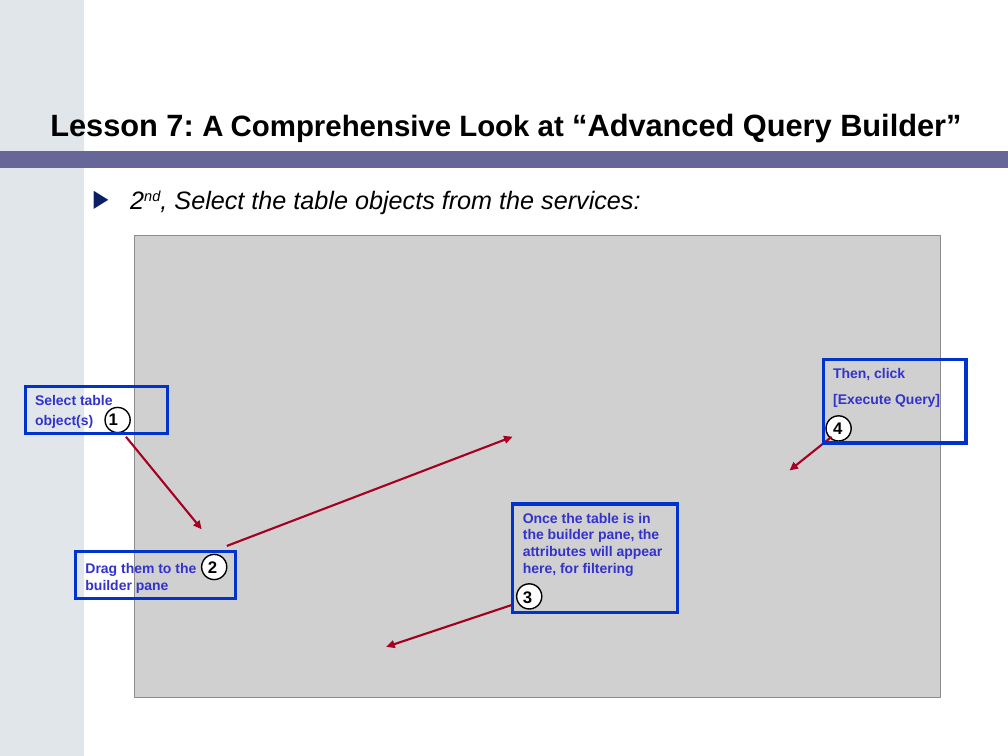
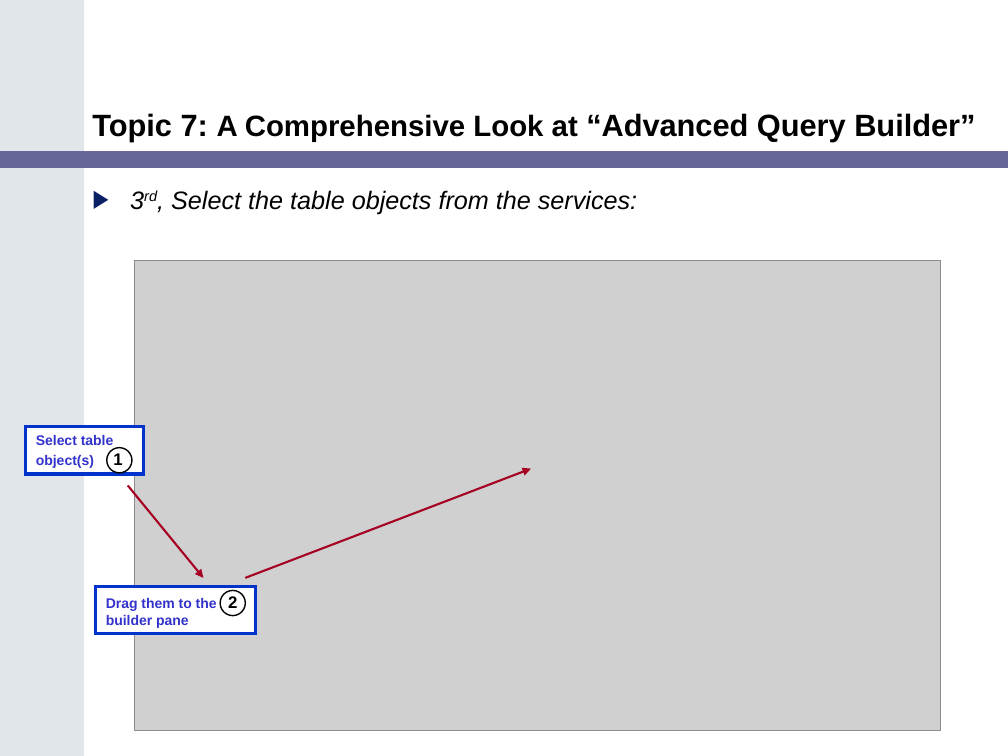
Before and after one commit to NCIP/catrip, a slide deck: slide 28 of catrip/documentation/training/caTRIP_Training_Module.ppt (slide 26 before the commit). Drawn at 1008x756 pixels with LibreOffice and Linux fonts; fonts in the diff are those of the drawing; grey boxes stand for pictures. Boxes give left, top, right and bottom in pixels: in the first picture for what was removed or moved away, otherwise in the second. Text is boxed around its words. In the diff, an @@ line names an element or a change of style, - is before the commit and + after.

```diff
--- a/catrip/documentation/training/caTRIP_Training_Module.ppt
+++ b/catrip/documentation/training/caTRIP_Training_Module.ppt
@@ title at <box>92,113,975,141</box>: text changed @@
-Lesson 7: A Comprehensive Look at “Advanced Query Builder”
+Topic 7: A Comprehensive Look at “Advanced Query Builder”
@@ text at <box>171,190,637,214</box>: text changed @@
-▶ 2nd, Select the table objects from the services:
+▶ 3rd, Select the table objects from the services:
@@ picture: place and size @@
-picture at <box>134,235,940,697</box>
+picture at <box>134,260,940,731</box>
@@ rectangle removed at <box>824,360,967,444</box> @@
-Then, click
-[Execute Query]
-4
@@ ellipse removed at <box>826,416,851,442</box> @@
@@ rectangle "Select table object(s) 1" at <box>26,426,144,474</box>: fill none to #FFFFFF @@
@@ rectangle "Select table object(s) 1": place and size @@
-rectangle "Select table object(s) 1" at <box>25,386,168,433</box>
+rectangle "Select table object(s) 1" at <box>26,426,144,474</box>
@@ ellipse: place and size @@
-ellipse at <box>105,407,130,432</box>
+ellipse at <box>107,448,132,473</box>
@@ ellipse at <box>107,448,132,473</box>: fill #FFFFFF to none @@
@@ arrow removed from (832, 436) to (789, 471) @@
@@ arrow moved from (126, 436) - (202, 529) to (128, 486) - (204, 578) @@
@@ rectangle removed at <box>513,504,677,612</box> @@
-Once the table is in the builder pane, the attributes will appear here, for filtering
-3
@@ rectangle "Drag them to the 2 ..." at <box>96,587,255,634</box>: fill none to #FFFFFF @@
@@ 1 rectangle, 1 arrow, 1 ellipse: place and size @@
-1 rectangle, 1 arrow, 1 ellipse at <box>76,436,512,599</box>
+1 rectangle, 1 arrow, 1 ellipse at <box>96,469,531,634</box>
@@ ellipse at <box>220,591,245,616</box>: fill #FFFFFF to none @@
@@ ellipse removed at <box>517,584,542,609</box> @@
@@ arrow removed from (512, 605) to (386, 647) @@
```
Also in this commit, not shown: 26 other slides changed, 6 slides added, 1 slide removed, 2 other files.
